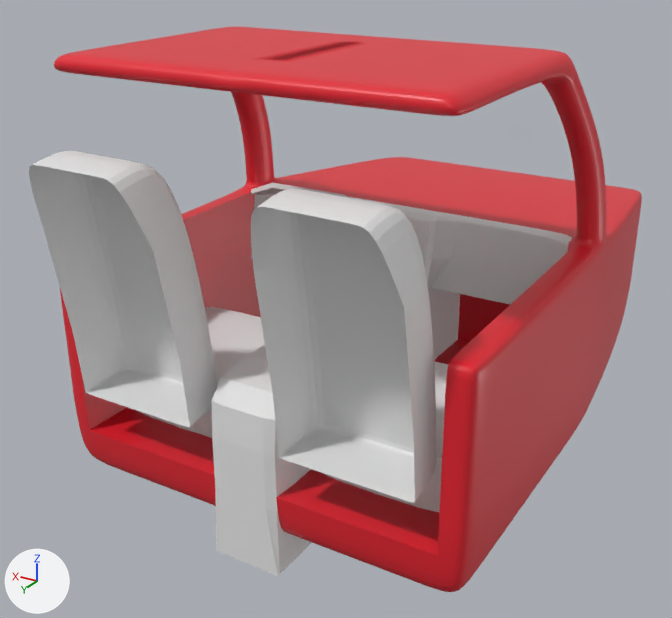
Before and after pictures for a commit that changed the FBX model unitedstatesofcarcomponents/Assets/Meshes/car.fbx.
One viewpoint serves both versions: a camera (50 mm lens) standing at (-2.54, 4.3, 2.77) and looking at (0.27, -0.39, 0.43). The axes (+X, +Y, +Z) are drawn at lower left. The lights are the same throughout. Where no turn or scale is listed for an object, it has been applied to the vertices.
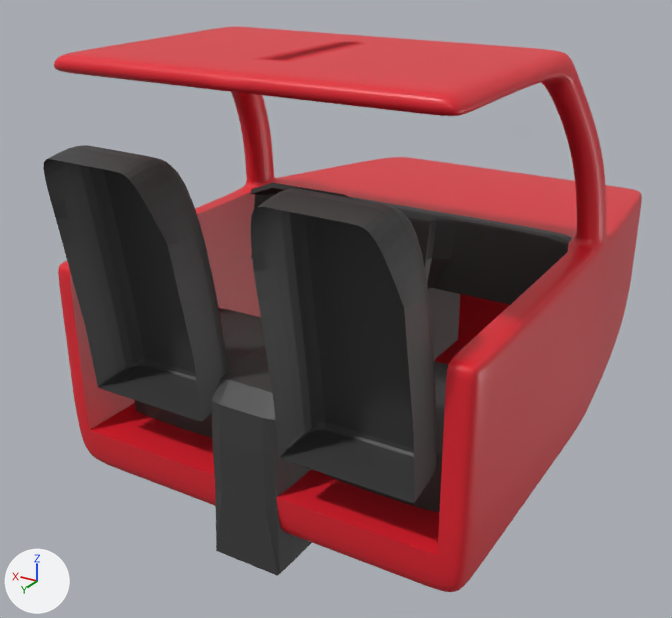
Commit message: add steering wheel to car

Changed parts and their boxes [x1, y1, x2, y2] in the pictures (672 x 618 px):
'Cube.002', recoloured (grey to black)
    both: [251, 189, 436, 503]
'Cube.003', recoloured, moved (grey to black)
    before: [29, 151, 218, 427]
    after: [43, 145, 228, 421]
'Cube', recoloured (grey to black)
    both: [212, 288, 460, 576]
'Cube.004', recoloured (grey to black)
    both: [251, 193, 572, 305]
'seat.001', recoloured (grey to black)
    both: [134, 307, 265, 438]
'seat', recoloured
    both: [321, 361, 448, 512]
'Cube.005', recoloured (grey to black)
    both: [251, 183, 353, 199]

The change in detail:
Material 'Material.001' (mat_material_001) is new.
Its base color is (0.047, 0.047, 0.047) (black #3d3d3d).
me_cube_012 has 145 vertices, 132 faces and spans x -0.145..0.638, y -0.211..0.722, z -0.425..0.431.
me_cube_012 now uses material mat_material_001 (black #3d3d3d).
me_cube_009 has 264 vertices, 208 faces and spans x -0.21..0.21, y -1.64..1.01, z -0.5..0.97.
me_cube_009 now uses material mat_material_001 (black #3d3d3d).
me_cube_013 has 502 vertices, 416 faces and spans x -0.341..0.411, y -0.023..0.586, z 0.19..1.611.
me_cube_013 now uses material mat_material_001 (black #3d3d3d).
me_cube_011 has 502 vertices, 416 faces and spans x -0.341..0.411, y -0.023..0.586, z 0.19..1.611.
me_cube_011 now uses material mat_material_001 (black #3d3d3d).
me_cube_010 has 145 vertices, 132 faces and spans x -0.145..0.638, y -0.211..0.722, z -0.425..0.431.
me_cube_010 now uses material mat_material_001 (black #3d3d3d).
me_cube_007 has 20 vertices, 18 faces and spans x 0.2..1.119, y -1.119..-0.679, z 0.917..1.093.
me_cube_007 now uses material mat_material_001 (black #3d3d3d).
me_cube_014 has 364 vertices, 248 faces and spans x -1.2..1.2, y -1.07..-0.61, z 0.52..1.03.
me_cube_014 now uses material mat_material_001 (black #3d3d3d).
Object 'Cube.003' (ob_cube_003) moves from (0.642, 0.744, 0.078) to (0.601, 0.687, 0.098).
